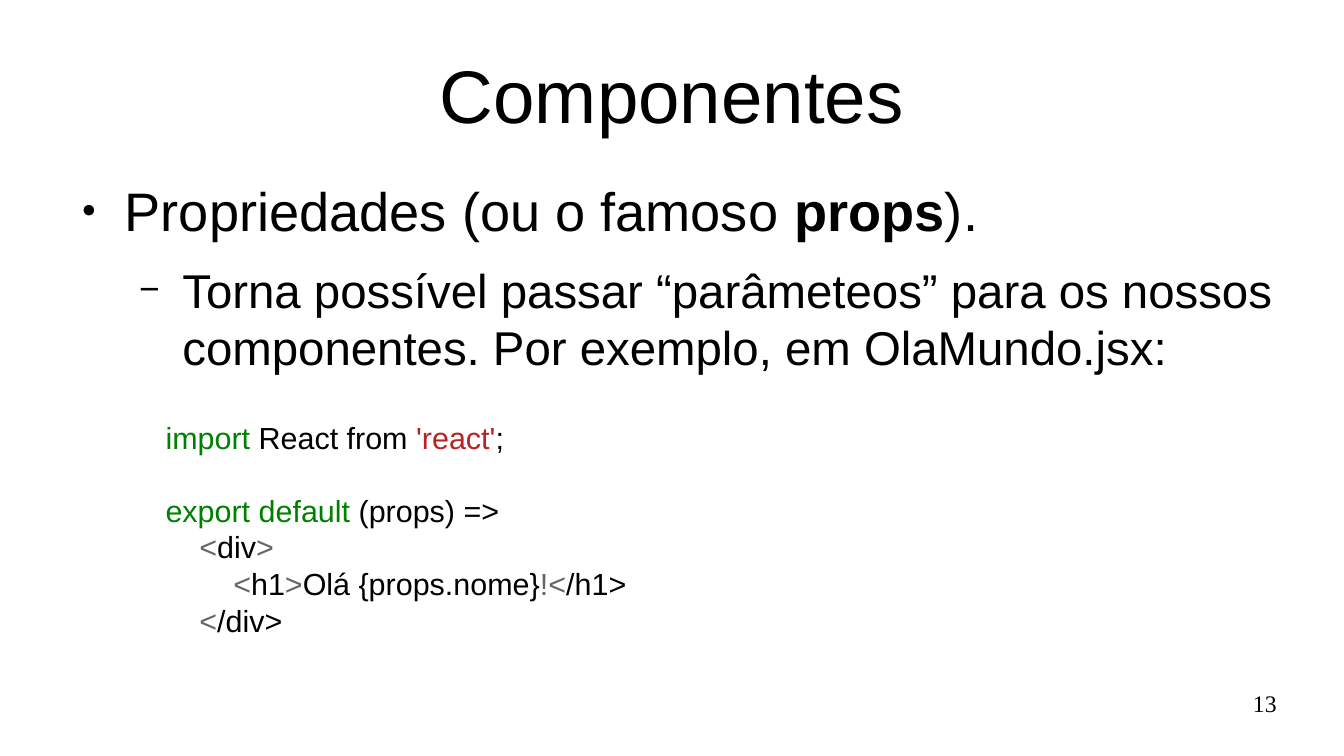
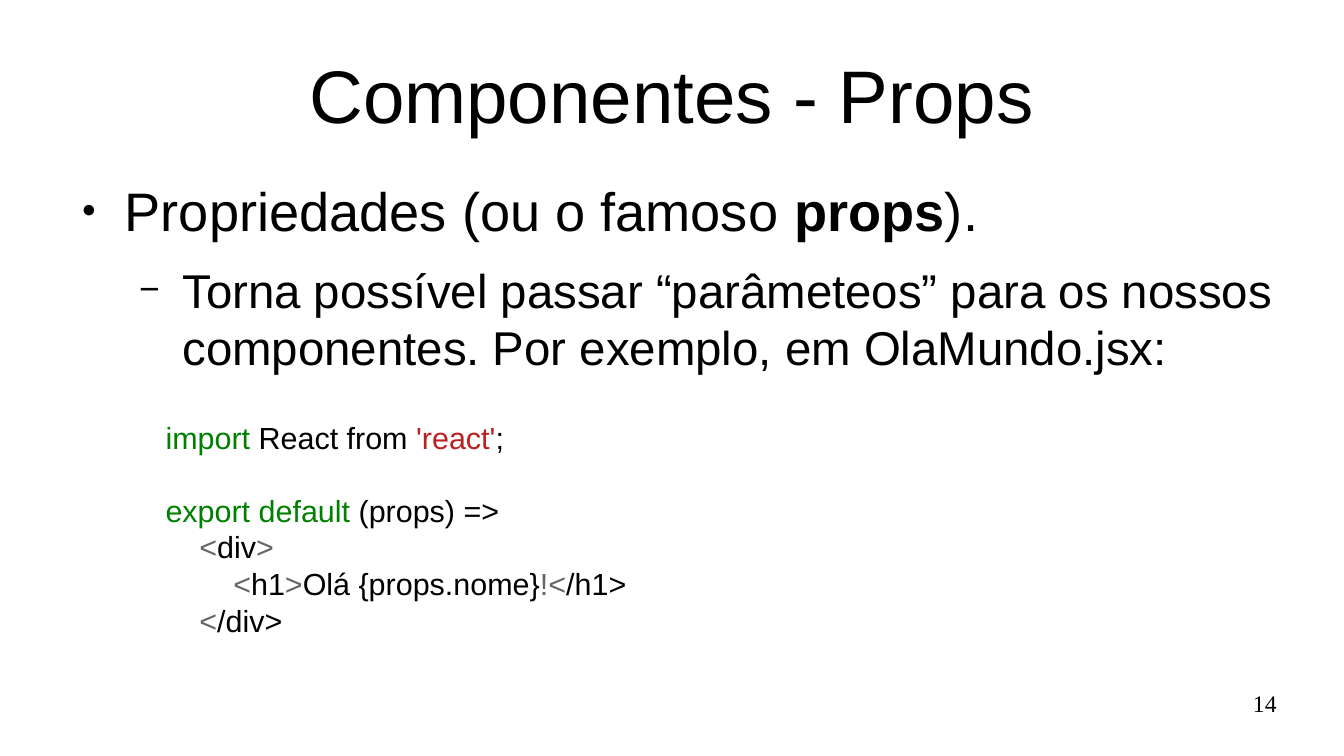
Before and after one commit to Marques-Dev/WEB_2020-1, a slide deck: slide 14 of SLIDES/aula01.odp (slide 13 before the commit). Drawn at 1344x756 pixels with LibreOffice and Linux fonts; fonts in the diff are those of the drawing. Boxes give left, top, right and bottom in pixels: in the first picture for what was removed or moved away, otherwise in the second. Text is boxed around its words. In the diff, an @@ line names an element or a change of style, - is before the commit and + after.

Commit message:
componentes da aula 01

```diff
--- a/SLIDES/aula01.odp
+++ b/SLIDES/aula01.odp
@@ title at [309, 71, 1033, 137]: text changed @@
-Componentes
+Componentes - Props
@@ page number at [1253, 696, 1277, 712]: text changed @@
-13
+14
```
Also in this commit, not shown: 8 other slides changed, 24 slides added, 22 slides removed, 8 other files.
